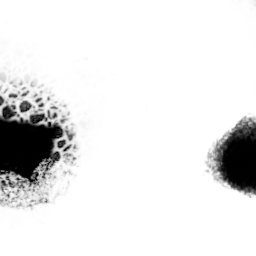
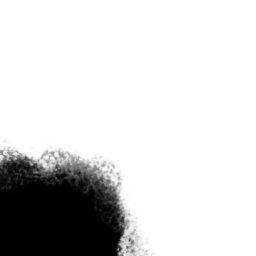
The second 256 x 256 image is a revision of the first. Changes to its layers:
hid "Tundra" over [0, 0, 256, 256]
showed "Desert", painted on it over [0, 0, 256, 256]
